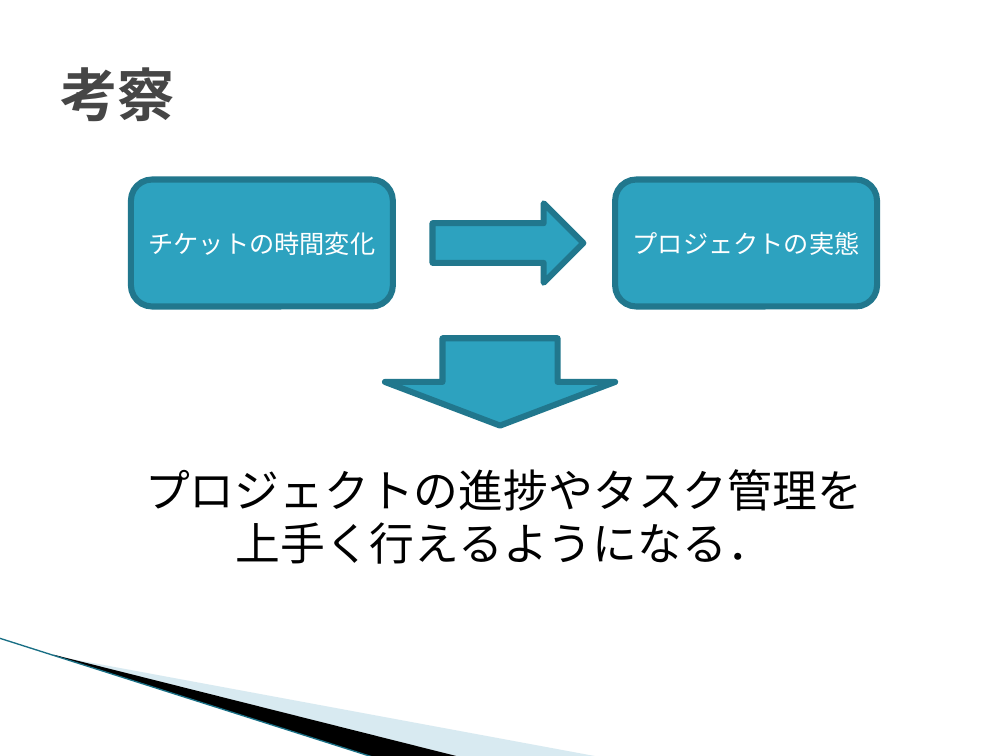
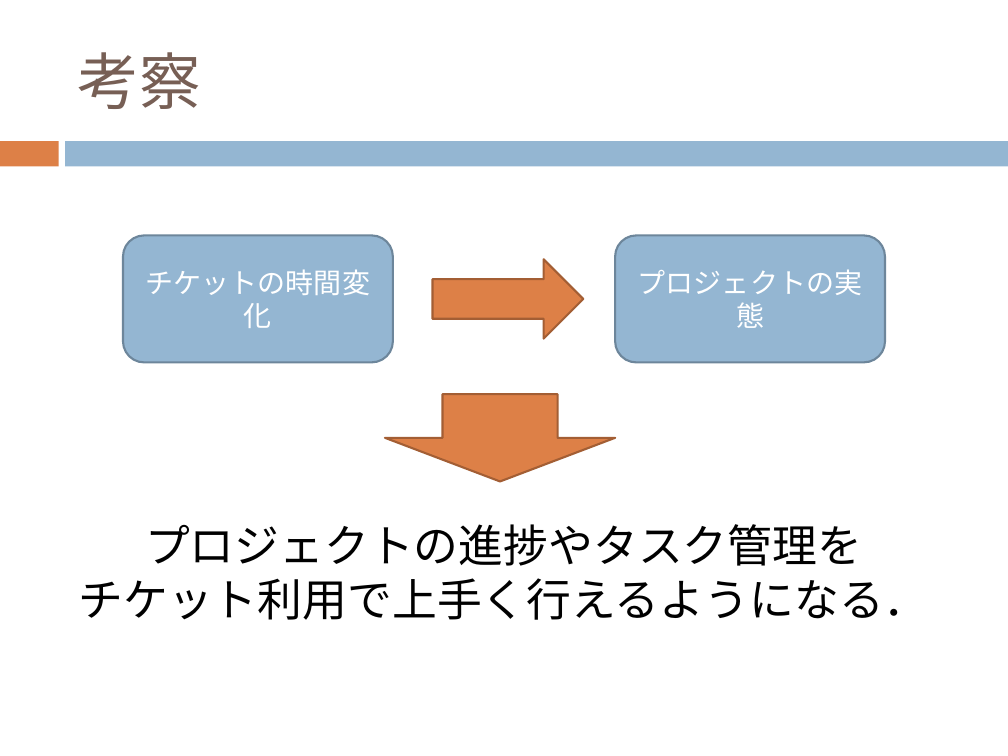
Before and after one commit to keimatsui/kadai, a slide deck: slide 21 of 卒業論文/2012/久保孝樹/最終発表/最終発表.pptx (slide 22 before the commit). Drawn at 1008x756 pixels with LibreOffice and Linux fonts; fonts in the diff are those of the drawing; background and template pictures are left out. Boxes give left, top, right and bottom in pixels: in the first picture for what was removed or moved away, otherwise in the second. Text is boxed around its words. In the diff, an @@ line names an element or a change of style, - is before the commit and + after.

```diff
--- a/卒業論文/2012/久保孝樹/最終発表/最終発表.pptx
+++ b/卒業論文/2012/久保孝樹/最終発表/最終発表.pptx
@@ title "考察": place and size @@
-title "考察" at (60, 67, 175, 121)
+title "考察" at (77, 52, 200, 109)
@@ title "考察" at (77, 52, 200, 109): size 41 to 44 pt, font Courier New to Calibri, text colour #464646 to #775F55, bold off @@
@@ rectangle added at (0, 141, 58, 166), fill #DD8047 @@
@@ rectangle added at (66, 141, 1008, 166), fill #94B6D2 @@
@@ rounded rectangle "チケットの時間変化": place and size @@
-rounded rectangle "チケットの時間変化" at (131, 179, 393, 306)
+rounded rectangle "チケットの時間変化" at (123, 236, 393, 363)
@@ rounded rectangle "チケットの時間変化" at (123, 236, 393, 363): size 18 to 20 pt, font Courier New to Calibri; fill #2DA2BF to #94B6D2; outline #21788D 4.33 pt to #6D879B 1.5 pt @@
@@ rounded rectangle "プロジェクトの実態" at (615, 236, 885, 363): size 18 to 20 pt, font Courier New to Calibri; fill #2DA2BF to #94B6D2; outline #21788D 4.33 pt to #6D879B 1.5 pt @@
@@ rounded rectangle "プロジェクトの実態": place and size @@
-rounded rectangle "プロジェクトの実態" at (615, 179, 877, 306)
+rounded rectangle "プロジェクトの実態" at (615, 236, 885, 363)
@@ right arrow at (432, 259, 584, 339): fill #2DA2BF to #DD8047; outline #21788D 4.33 pt to #A35F35 1.5 pt @@
@@ 1 text, 1 right arrow, 1 down arrow: place and size @@
-1 text, 1 right arrow, 1 down arrow at (145, 204, 862, 564)
+1 text, 1 right arrow, 1 down arrow at (78, 259, 928, 620)
@@ down arrow at (385, 394, 615, 482): fill #2DA2BF to #DD8047; outline #21788D 4.33 pt to #A35F35 1.5 pt @@
@@ text at (145, 524, 862, 566): font Courier New to Calibri in "プロジェクトの進捗やタスク管理を" @@
@@ text at (78, 578, 928, 620): text changed; font Courier New to Calibri @@
-上手く行えるようになる．
+チケット利用で上手く行えるようになる．
@@ line removed from (0, 638) to (374, 756) @@
@@ freeform shape removed at (53, 654, 461, 756) @@
@@ freeform shape removed at (55, 655, 600, 756) @@
```
Also in this commit, not shown: 17 other slides changed, 4 slides added, 5 slides removed.
